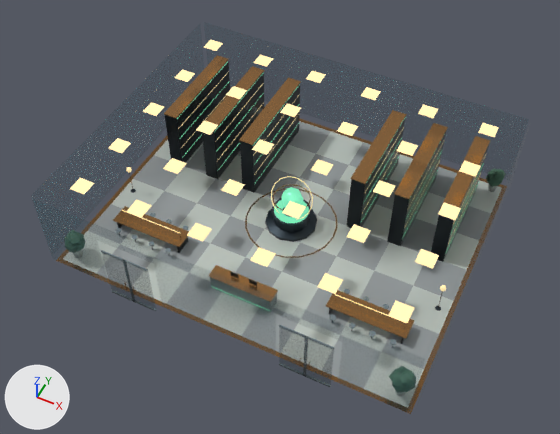
Before and after pictures for a commit that changed the glTF model ui/3d/system-world/v3/lobby-memory.lod1.glb.
One viewpoint serves both versions: a 50 mm lens placed at (12.7, -25.9, 34.6), pointed at (-0.1, -0.3, 2.6). The axes (+X, +Y, +Z) are drawn at lower left. The lights are the same throughout. The first picture is the older version. Where no turn or scale is listed for an object, it has been applied to the vertices. Vertices at exactly the same position are counted once.
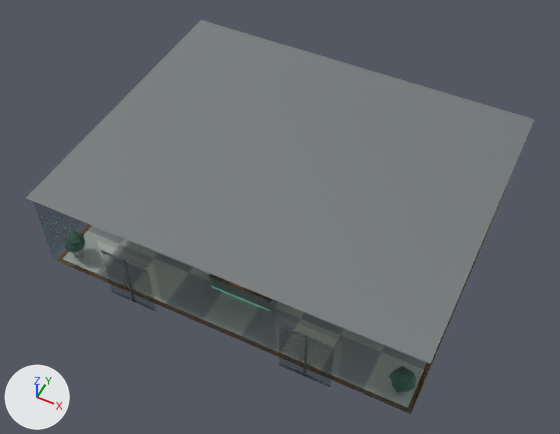
Where the newer file only moved an object's origin or applied its transform, the numbers keep the older frame.

Boxes (x1, y1, x2, y2) around the edits, measured in the pictures (560 x 434 px; the box of a moved part takes in the faces that stretch with it):
'Mesh_4', reshaped
    before: (56, 39, 507, 414)
    after: (26, 20, 535, 414)
part 1 of me_mesh_4, moved or reshaped
    before: (489, 173, 500, 187)
    after: (26, 20, 535, 364)
part 2 of me_mesh_4, moved or reshaped (not visible afterwards)
    before: (246, 176, 337, 258)
part 3 of me_mesh_4, recoloured
    before: (135, 55, 491, 347)

The change, as a diff of the scene's bpy script:
```diff
--- a/ui/3d/system-world/v3/lobby-memory.lod1.glb.py
+++ b/ui/3d/system-world/v3/lobby-memory.lod1.glb.py
@@ me_mesh_4 @@
 # used by ob_mesh_4; location = (-10.55, 9.55, 0.0)
-me_mesh_4.from_pydata(...)  # 2371 vertices, 3670 faces; spans x 0.0..21.1, y -17.1..0.0, z 0.9..6.1
+me_mesh_4.from_pydata(...)  # 2375 vertices, 3672 faces; spans x -0.1..21.2, y -17.2..0.1, z 0.9..6.1
+# me_mesh_4 part 1: 4 vertices moved within x 1.0..20.1, y -1.2..-0.9, z 1.5..2.3; 8 vertices removed from x 0.7..20.4, y -1.2..-0.6, z 1.5..2.4; 12 vertices added at x -0.1..21.2, y -17.2..0.1, z 1.4..6.1
+# me_mesh_4 part 2: 4 vertices moved within x 7.9..13.2, y -11.2..-5.9, z 0.9; 6 vertices removed from x 8.0..13.1, y -11.1..-6.0, z 0.9..4.0; 6 vertices added at x 7.9..13.2, y -11.2..-5.9, z 0.9..3.9
+# me_mesh_4 part 3: 65 kept faces spanning x 0.0..21.1, y -17.1..0.0, z 0.9..6.1 get new vertex colours
 me_mesh_4.materials.append(mat_city_bronze)
```
